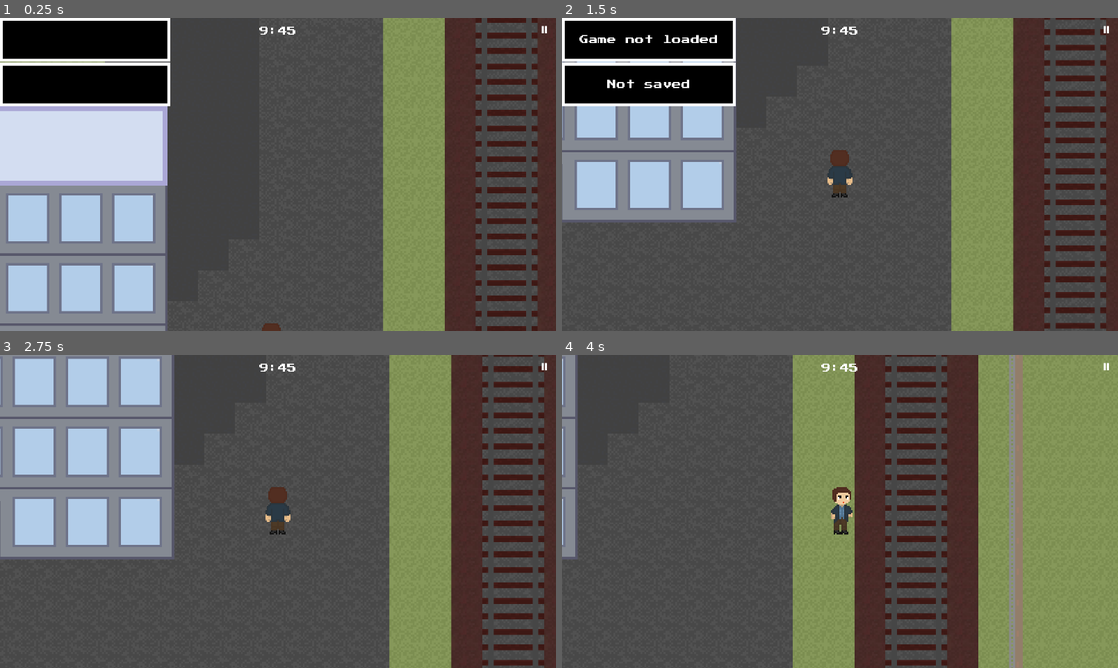
Above: before the commit, frames 1-4 (two rows, left to right).
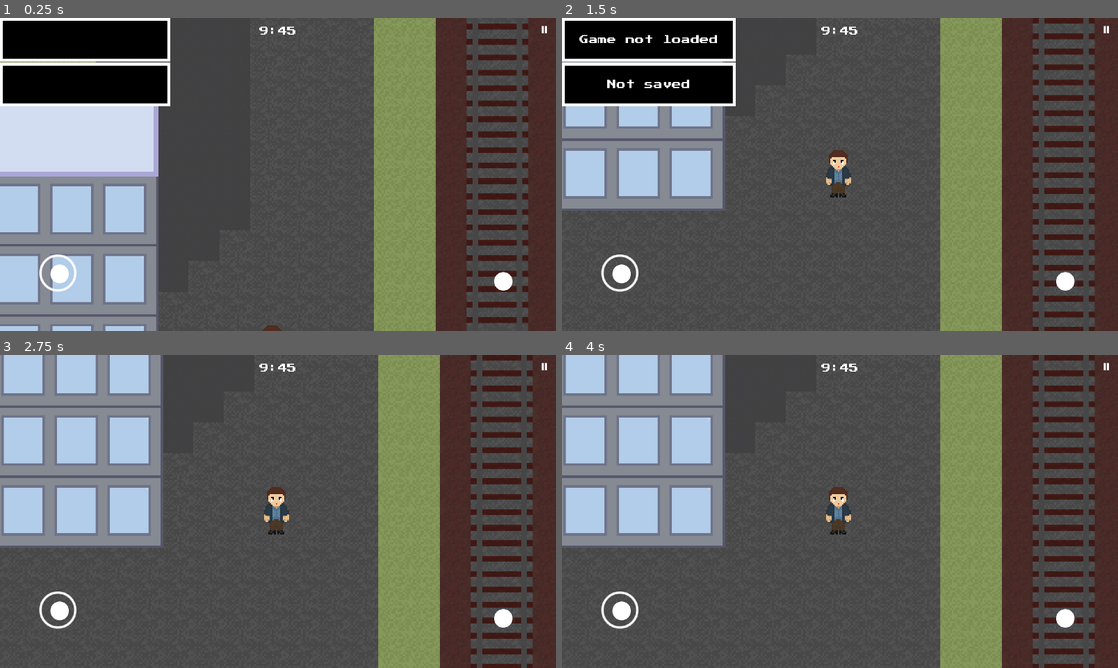
Above: after the commit, the same moments.

Repository: ordinary-dev/student-quest
Game: Godot game, scene res://Scenes/Chapter1/16.first_day.tscn
Two runs of this game, one before a commit and one after it. Both use one fixed random seed, a clock stepped at 60 frames per second and the inputs below. This scene is started directly instead of the project's main scene.
Inputs (mouse positions are in pixels of both pictures, inside the frame that each line leads up to):
- Up to frame 1 (0.25 s): no input
- Up to frame 2 (1.5 s): click (623, 274) at 0.52 s; click (1067, 280) at 1.27 s
- Up to frame 3 (2.75 s): click (505, 617) at 2.02 s
- Up to frame 4 (4 s): tap Enter (ui_accept) at 2.75, 3.02 s; move the mouse to (962, 495) at 2.77 s; hold Right (ui_right) 2.78-3.5 s; click (962, 495) at 2.92 s; drag from (728, 527) to (812, 574) at 3.52 s

The runs differ from the first frame. In frame 1, 21% of the frame differs, in the area x 0-97%, y 0-100%; in frame 2, 20%; in frame 3, 24%; in frame 4, 65%, in the area x 0-100%, y 0-100%.
Error in both runs: Invalid get index 'modulate' (on base: 'null instance').

Commit message:
Improved player script

Diff:
--- a/Scenes/templates/Body.tscn
+++ b/Scenes/templates/Body.tscn
@@ -7,7 +7,7 @@
 [ext_resource path="res://Sprites/water/player_in_water.tres" type="SpriteFrames" id=5]
 
 [sub_resource type="RectangleShape2D" id=1]
-extents = Vector2( 29.3519, 51.1927 )
+extents = Vector2( 28, 49.611 )
 
 [sub_resource type="OccluderPolygon2D" id=2]
 polygon = PoolVector2Array( 4.36312, 33.52, 14.3768, 33.5515, 14.9994, 32.9997, 3.99548, 32.9893 )
@@ -147,13 +147,13 @@
 }
 
 [node name="Body" type="KinematicBody2D"]
-position = Vector2( -351.576, 564.435 )
 z_index = 4
 z_as_relative = false
 script = ExtResource( 1 )
 
-[node name="CollisionShape2D" type="CollisionShape2D" parent="."]
-position = Vector2( 28.6561, 50.689 )
+[node name="Collision" type="CollisionShape2D" parent="."]
+visible = false
+position = Vector2( 28.385, 52.385 )
 shape = SubResource( 1 )
 
 [node name="Character" type="Sprite" parent="."]
@@ -162,7 +162,7 @@
 centered = false
 vframes = 3
 hframes = 3
-frame = 3
+frame = 6
 region_enabled = true
 region_rect = Rect2( 0, 0, 57, 108 )
 
--- a/Scenes/ui/Joystick.tscn
+++ b/Scenes/ui/Joystick.tscn
@@ -1,14 +1,10 @@
-[gd_scene load_steps=8 format=2]
+[gd_scene load_steps=5 format=2]
 
 [ext_resource path="res://Sprites/joystick/button.png" type="Texture" id=1]
-[ext_resource path="res://Sprites/joystick/button_pressed.png" type="Texture" id=2]
 [ext_resource path="res://Sprites/joystick/main.png" type="Texture" id=3]
 
-[sub_resource type="CircleShape2D" id=1]
-radius = 32.0
-
-[sub_resource type="GDScript" id=2]
-script/source = "extends TouchScreenButton
+[sub_resource type="GDScript" id=1]
+script/source = "extends Button
 
 # Gonkee's joystick script for Godot 3 from https://youtu.be/uGyEP2LUFPg
 
@@ -24,20 +20,20 @@
 
 func _process(delta) -> void:
 	if ongoing_drag == -1:
-		var pos_difference = (Vector2(0, 0) - radius) - position
-		position += pos_difference * return_accel * delta
+		var pos_difference = (Vector2(0, 0) - radius) - rect_position
+		rect_position += pos_difference * return_accel * delta
 
 
 func get_button_pos() -> Vector2:
-	return position + radius
+	return rect_position + radius
 
 
 func _input(event) -> void:
 	if event is InputEventScreenDrag or (event is InputEventScreenTouch and event.is_pressed()):
 		var event_dist_from_centre = (event.position - get_parent().global_position).length()
 
-		if event_dist_from_centre <= boundary * global_scale.x or event.get_index() == ongoing_drag:
-			set_global_position(event.position - radius * global_scale)
+		if event_dist_from_centre <= boundary * rect_scale.x or event.get_index() == ongoing_drag:
+			set_global_position(event.position - radius * rect_scale)
 
 			if get_button_pos().length() > boundary:
 				set_position( get_button_pos().normalized() * boundary - radius)
@@ -54,11 +50,8 @@
 	return Vector2(0, 0)
 "
 
-[sub_resource type="CircleShape2D" id=3]
-radius = 32.0
-
-[sub_resource type="GDScript" id=4]
-script/source = "extends TouchScreenButton
+[sub_resource type="GDScript" id=2]
+script/source = "extends Button
 
 func emit_once(name):
 	var ev = InputEventAction.new()
@@ -78,19 +71,31 @@
 position = Vector2( 200, 880 )
 texture = ExtResource( 3 )
 
-[node name="Button" type="TouchScreenButton" parent="."]
+[node name="Button" type="Button" parent="."]
 light_mask = 0
-position = Vector2( -32, -32 )
-normal = ExtResource( 1 )
-pressed = ExtResource( 2 )
-shape = SubResource( 1 )
+margin_right = 76.0
+margin_bottom = 70.0
+icon = ExtResource( 1 )
+flat = true
+script = SubResource( 1 )
+__meta__ = {
+"_edit_use_anchors_": false
+}
+
+[node name="Accept" type="Button" parent="."]
+light_mask = 0
+anchor_left = 1.0
+anchor_top = 1.0
+anchor_right = 1.0
+anchor_bottom = 1.0
+margin_left = 1372.0
+margin_top = -134.0
+margin_right = 1448.0
+margin_bottom = -64.0
+icon = ExtResource( 1 )
+flat = true
 script = SubResource( 2 )
-
-[node name="Accept" type="TouchScreenButton" parent="."]
-light_mask = 0
-position = Vector2( 1520, 0 )
-normal = ExtResource( 1 )
-pressed = ExtResource( 2 )
-shape = SubResource( 3 )
-script = SubResource( 4 )
+__meta__ = {
+"_edit_use_anchors_": false
+}
 [connection signal="pressed" from="Accept" to="Accept" method="_on_Accept_pressed"]
--- a/Scripts/Character.gd
+++ b/Scripts/Character.gd
@@ -4,7 +4,7 @@
 enum states {DOWN, UP, LEFT, RIGHT}
 export (states) var default_state = states.UP
 
-const speed := 30000
+const speed := 500
 
 # Objects
 onready var character = $Character
@@ -43,6 +43,7 @@
 # To prevent water splashing
 var water_level := 0
 var water_protection := false setget set_water_protection
+
 
 func set_water_protection(val):
 	water_protection = val
@@ -53,6 +54,7 @@
 	else:
 		water_sprite.visible = false
 		water_sprite.playing = false
+
 
 # Lock input
 func lock() -> void:
@@ -144,36 +146,35 @@
 		get_node("CollisionShape2D").disabled = !get_node("CollisionShape2D").disabled
 
 
-# Input processing
-func get_input() -> bool:
-	side_used = false
-	any_button_pressed = false
-	if use_joystick:
-		velocity = joystick.get_value()
-		if velocity.length() > 0:
-			if abs(velocity.x) > abs(velocity.y):
-				if velocity.x > 0:
-					go_right()
-				else:
-					go_left()
+func joystick_processing() -> bool:
+	velocity = joystick.get_value()
+	if velocity.length() > 0:
+		if abs(velocity.x) > abs(velocity.y):
+			if velocity.x > 0:
+				go_right()
 			else:
-				if velocity.y > 0:
-					go_down()
-				else:
-					go_up()
-			velocity = joystick.get_value() * 25000
-			return true
+				go_left()
 		else:
-			if !idle:
-				idle = true
-				anim.stop()
-				if type == states.UP:
-					character.frame = frames.UP_STILL
-				elif type == states.DOWN:
-					character.frame = frames.DOWN_STILL
-				else:
-					character.frame = frames.SIDE_STILL
-			return false
+			if velocity.y > 0:
+				go_down()
+			else:
+				go_up()
+		velocity = joystick.get_value() * speed
+		return true
+	else:
+		if !idle:
+			idle = true
+			anim.stop()
+			if type == states.UP:
+				character.frame = frames.UP_STILL
+			elif type == states.DOWN:
+				character.frame = frames.DOWN_STILL
+			else:
+				character.frame = frames.SIDE_STILL
+		return false
+
+
+func process_buttons() -> bool:
 	# Reset variables
 	velocity = Vector2()
 	check_for_col_disable_btn()
@@ -202,11 +203,20 @@
 	return true
 
 
+# Input processing
+func get_input() -> bool:
+	side_used = false
+	any_button_pressed = false
+	if use_joystick:
+		return joystick_processing()
+	return process_buttons()
+
+
 # Invoked constantly
-func _physics_process(delta) -> void:
+func _physics_process(_delta) -> void:
 	# If at least one key has been pressed
 	if get_input():
-		move_and_slide(velocity * delta)
+		velocity = move_and_slide(velocity)
 
 
 func _ready():
--- a/Scripts/UIInit.gd
+++ b/Scripts/UIInit.gd
@@ -1,7 +1,7 @@
 extends Node
 
 
-const SHOW_CONTROLS = false
+const SHOW_CONTROLS = true
 
 
 func show_time(time) -> void:
